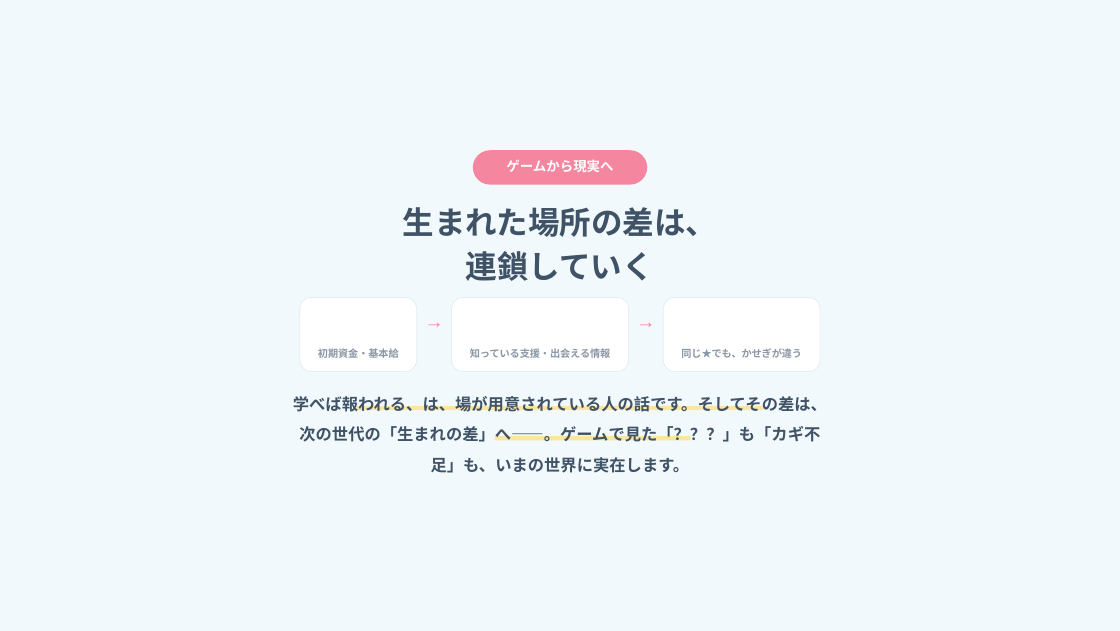
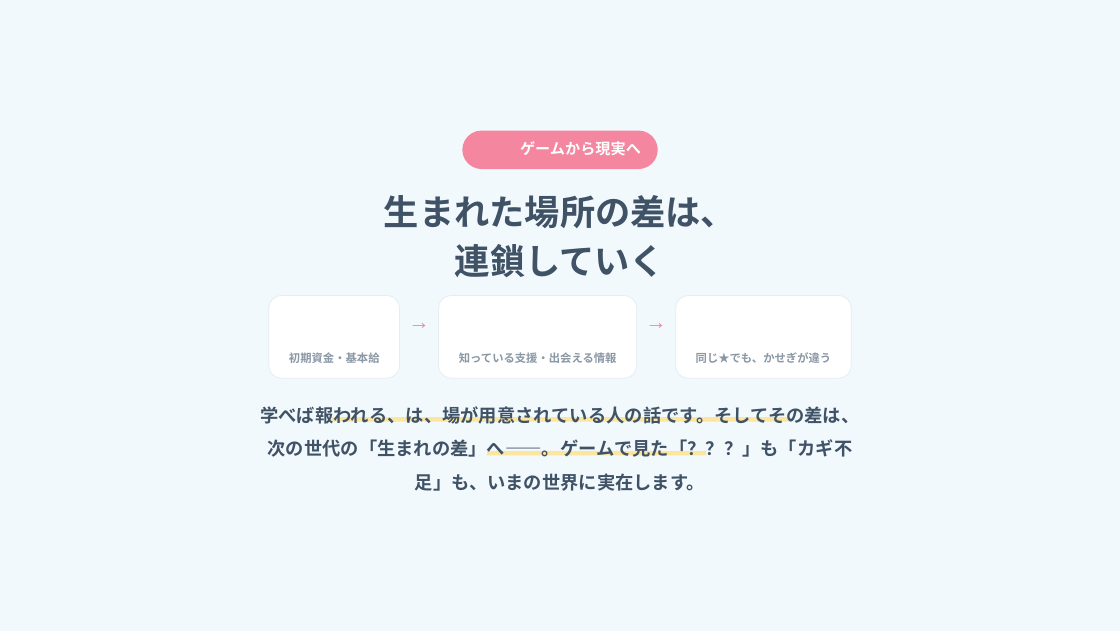
Before and after one commit to arico1101/door-world-short-online, a slide deck: slide 22 of slides.pptx. Drawn at 1120x631 pixels with LibreOffice and Linux fonts; fonts in the diff are those of the drawing; background and template pictures are left out. Boxes give left, top, right and bottom in pixels: in the first picture for what was removed or moved away, otherwise in the second. Text is boxed around its words. In the diff, an @@ line names an element or a change of style, - is before the commit and + after.

```diff
--- a/slides.pptx
+++ b/slides.pptx
@@ rounded rectangle: place and size @@
-rounded rectangle at [473, 150, 647, 184]
+rounded rectangle at [462, 131, 658, 169]
@@ text "ゲームから現実へ": place and size @@
-text "ゲームから現実へ" at [506, 159, 613, 172]
+text "ゲームから現実へ" at [520, 141, 641, 155]
@@ text "ゲームから現実へ" at [520, 141, 641, 155]: size 13 to 14.6 pt; line spacing 23.4pt to 26.2pt @@
@@ text "生まれた場所の差は、連鎖していく": place and size @@
-text "生まれた場所の差は、連鎖していく" at [403, 207, 718, 281]
+text "生まれた場所の差は、連鎖していく" at [384, 195, 736, 277]
@@ text "生まれた場所の差は、連鎖していく" at [384, 195, 736, 277]: size 30.4 to 34 pt; line spacing 42.5pt to 47.6pt @@
@@ proportions changed in 3 elements at [438, 296, 636, 379], [676, 296, 851, 379], [269, 296, 399, 379] @@
@@ rounded rectangle: place and size @@
-rounded rectangle at [300, 297, 417, 371]
+rounded rectangle at [269, 296, 399, 379]
@@ text "→" at [399, 296, 439, 383]: size 18.4 to 20.6 pt; line spacing 33.2pt to 37.2pt @@
@@ text "→": place and size @@
-text "→" at [415, 297, 453, 376]
+text "→" at [399, 296, 439, 383]
@@ rounded rectangle: place and size @@
-rounded rectangle at [452, 297, 629, 371]
+rounded rectangle at [438, 296, 636, 379]
@@ text "→": place and size @@
-text "→" at [627, 297, 665, 376]
+text "→" at [636, 296, 676, 383]
@@ text "→" at [636, 296, 676, 383]: size 18.4 to 20.6 pt; line spacing 33.2pt to 37.2pt @@
@@ rounded rectangle: place and size @@
-rounded rectangle at [663, 297, 820, 371]
+rounded rectangle at [676, 296, 851, 379]
@@ size 9.8 to 10.9 pt; line spacing 17.6pt to 19.7pt in 3 elements at [459, 352, 617, 363], [696, 352, 832, 363], [289, 352, 380, 363] @@
@@ text "初期資金・基本給": place and size @@
-text "初期資金・基本給" at [318, 348, 399, 358]
+text "初期資金・基本給" at [289, 352, 380, 363]
@@ text "知っている支援・出会える情報": place and size @@
-text "知っている支援・出会える情報" at [470, 348, 610, 358]
+text "知っている支援・出会える情報" at [459, 352, 617, 363]
@@ text "同じ★でも、かせぎが違う": place and size @@
-text "同じ★でも、かせぎが違う" at [681, 348, 802, 358]
+text "同じ★でも、かせぎが違う" at [696, 352, 832, 363]
@@ text "学べば報われる、は、場が用意されている人の話です。そしてその差は、次の世代の「生まれの差」へ——。ゲームで見た「？？？」 ...": place and size @@
-text "学べば報われる、は、場が用意されている人の話です。そしてその差は、次の世代の「生まれの差」へ——。ゲームで見た「？？？」 ..." at [293, 396, 827, 473]
+text "学べば報われる、は、場が用意されている人の話です。そしてその差は、次の世代の「生まれの差」へ——。ゲームで見た「？？？」 ..." at [260, 406, 859, 491]
@@ text "学べば報われる、は、場が用意されている人の話です。そしてその差は、次の世代の「生まれの差」へ——。ゲームで見た「？？？」 ..." at [260, 406, 859, 491]: size 15.7 to 17.6 pt; line spacing 29.1pt to 32.6pt @@
@@ rectangle: place and size @@
-rectangle at [356, 405, 764, 410]
+rectangle at [332, 417, 788, 421]
@@ rectangle: place and size @@
-rectangle at [495, 436, 691, 441]
+rectangle at [487, 451, 706, 455]
```
Also in this commit, not shown: 26 other slides changed.
